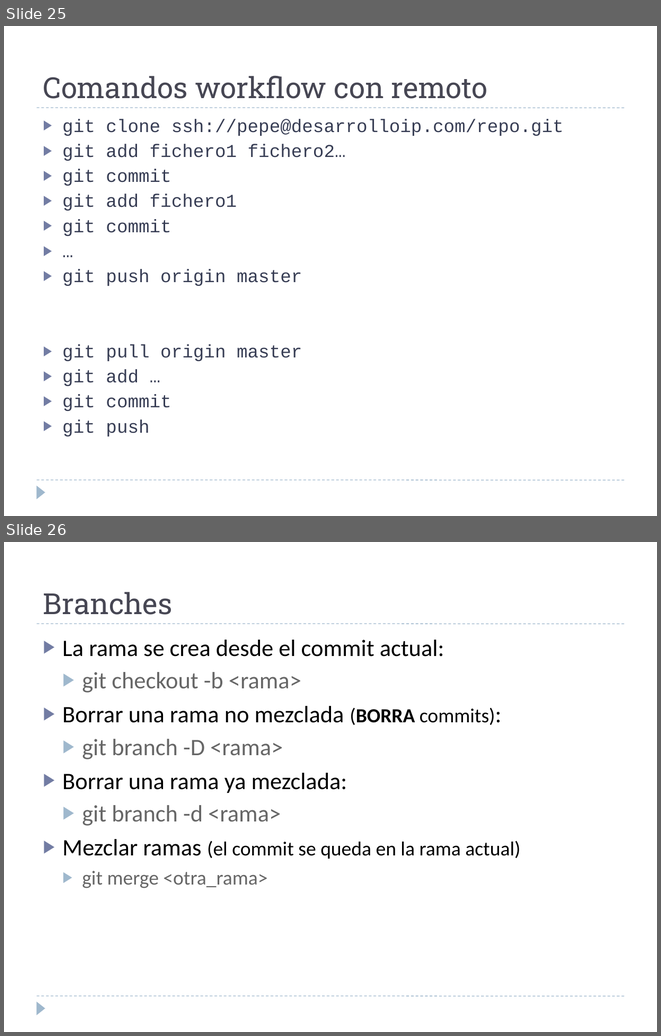
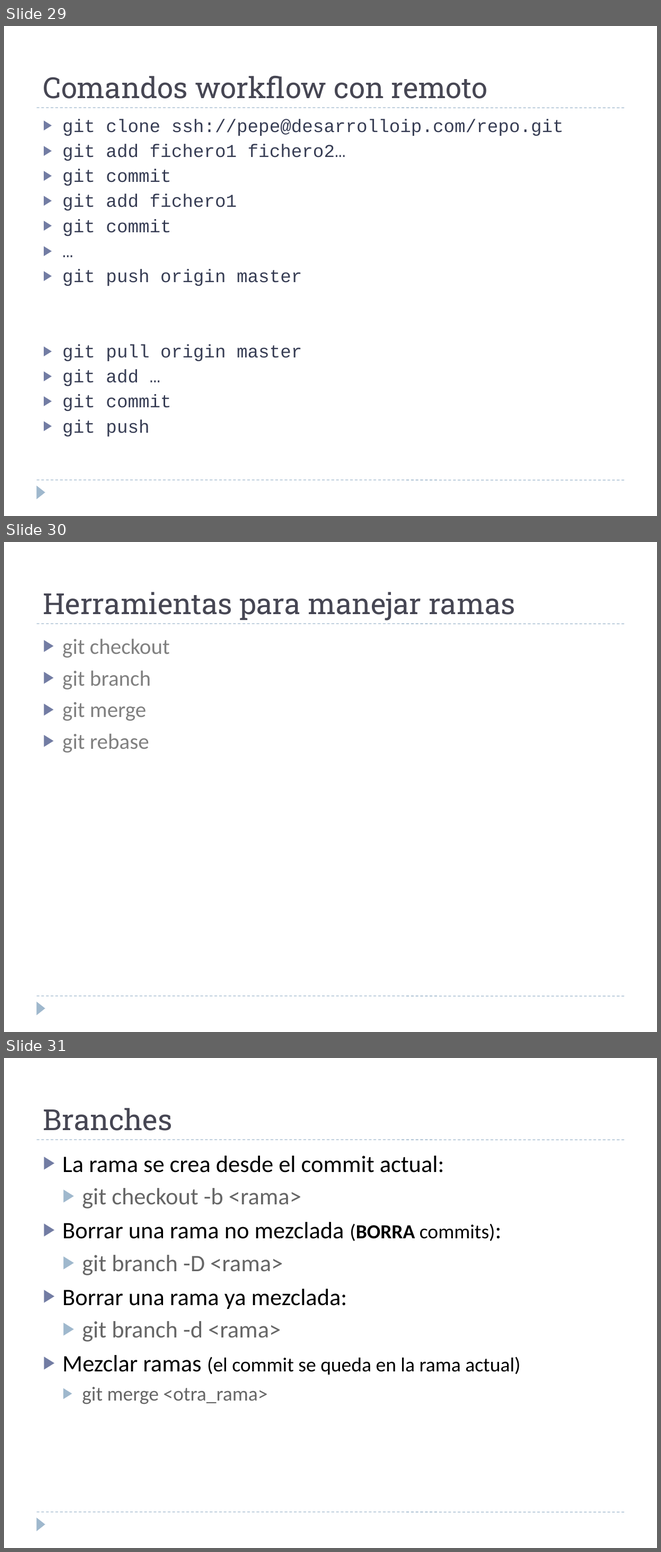
Before and after one commit to martina-if/curso_git, a slide deck: GIT.ppt. Shown one above the other, each under a label of ours: slides 25 and 26 before the commit, slides 29, 30 and 31 after it. The pictures are 661x1036 and 661x1552 pixels, drawn with LibreOffice and Linux fonts; fonts in the diff are those of the drawing. Boxes give left, top, right and bottom in pixels: in the first picture for what was removed or moved away, otherwise in the second. Text is boxed around its words. In the diff, an @@ line names an element or a change of style, - is before the commit and + after.

```diff
--- a/GIT.ppt
+++ b/GIT.ppt
@@ slide 30 added at bbox=[4, 542, 657, 1032], background #FFFFFF; not listed: 3 template elements that a slide beside it also shows @@
@@ title added at bbox=[43, 592, 515, 620], 32 pt, text #464653 @@
+Herramientas para manejar ramas
@@ text added at bbox=[62, 638, 170, 752], 24 pt, text #808080 @@
+▶ git checkout
+▶ git branch
+▶ git merge
+▶ git rebase
@@ what was slide 25 is now slide 29 @@
@@ what was slide 26 is now slide 31 @@
```
Also in this commit, not shown: 3 other slides added, 6 slides removed.
